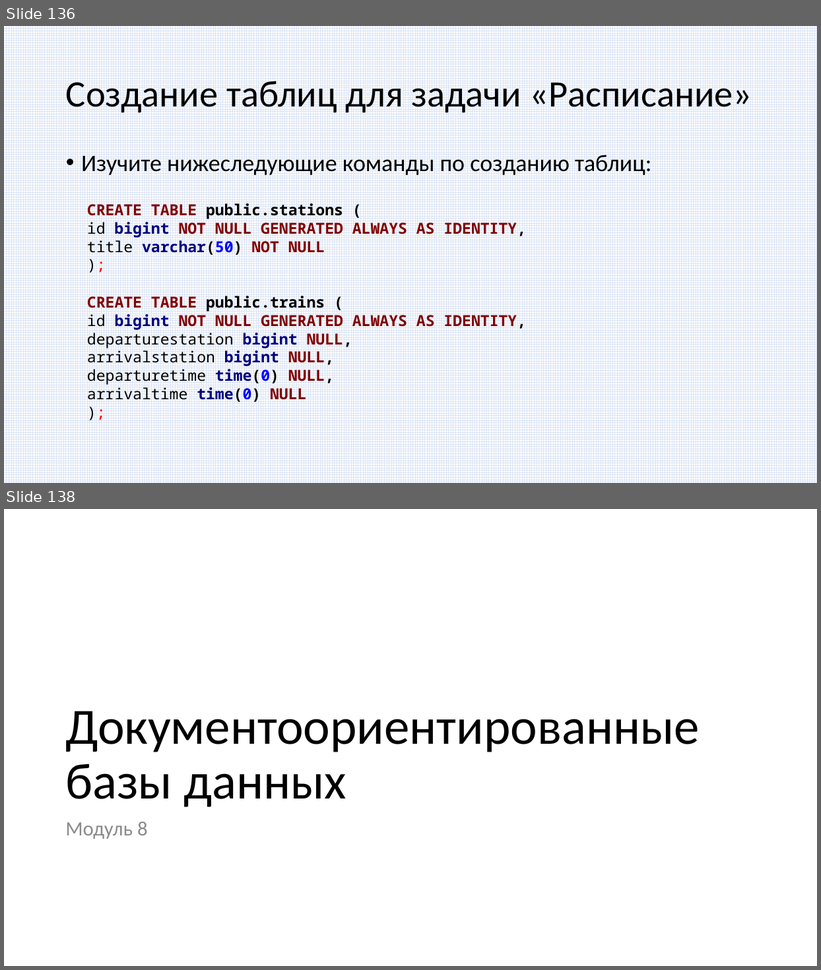
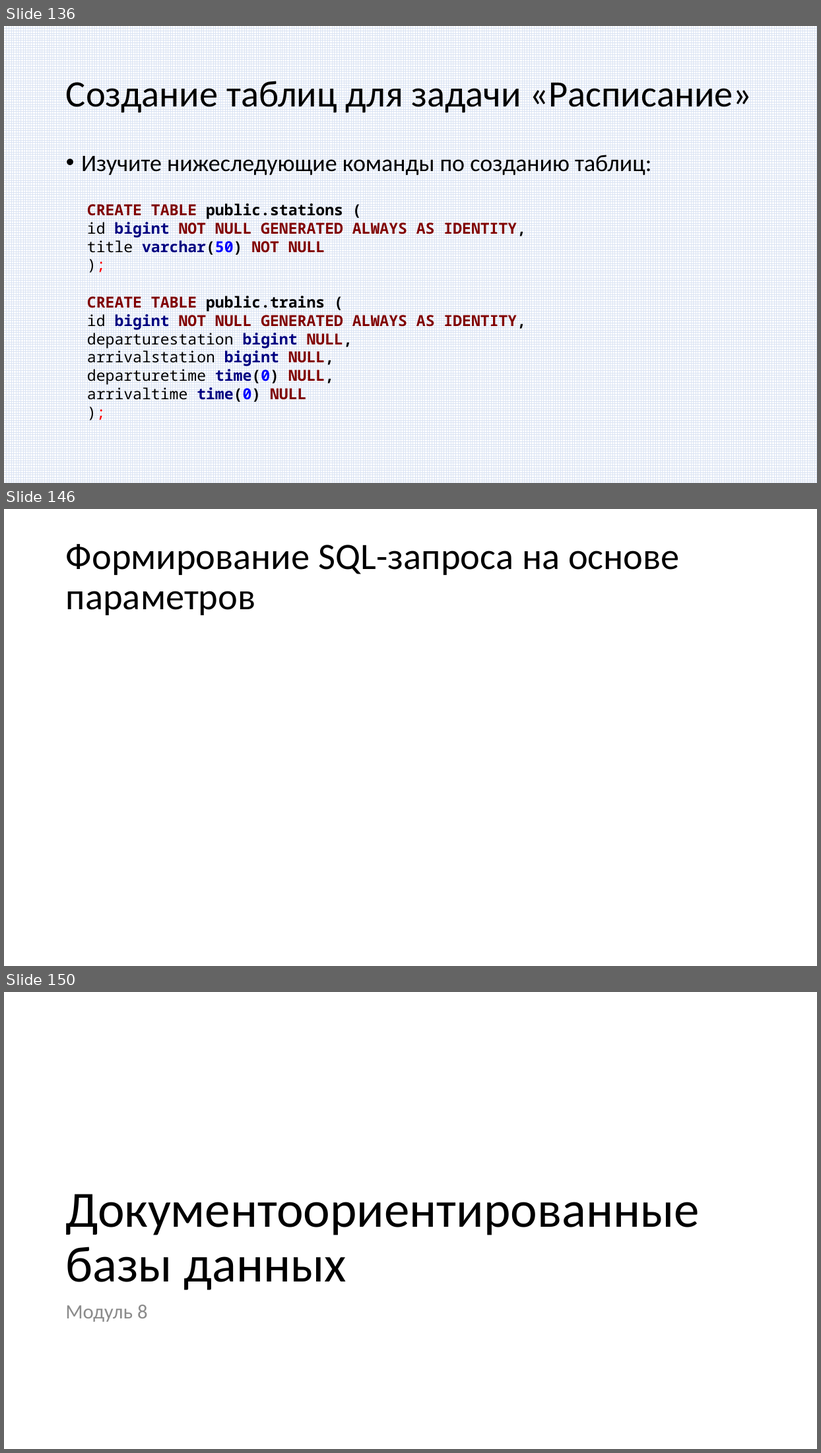
Before and after one commit to paveltsytovich/telegram-course, a slide deck: Presentation/Разработка ботов для телеграмм на Python.pptx. Shown one above the other, each under a label of ours: slides 136 and 138 before the commit, slides 136, 146 and 150 after it; the slides between them are not shown. The pictures are 821x970 and 821x1453 pixels, drawn with LibreOffice and Linux fonts; fonts in the diff are those of the drawing. Boxes give left, top, right and bottom in pixels: in the first picture for what was removed or moved away, otherwise in the second. Text is boxed around its words. In the diff, an @@ line names an element or a change of style, - is before the commit and + after.

```diff
--- a/Presentation/Разработка ботов для телеграмм на Python.pptx
+++ b/Presentation/Разработка ботов для телеграмм на Python.pptx
@@ slide 146 added at (4, 509, 817, 966), background #FFFFFF @@
@@ title added at (66, 544, 680, 615), 44 pt, text #000000 @@
+Формирование SQL-запроса на основе параметров
@@ what was slide 138 is now slide 150 @@
```
Also in this commit, not shown: 12 other slides added, 1 slide removed, 2 other files.
